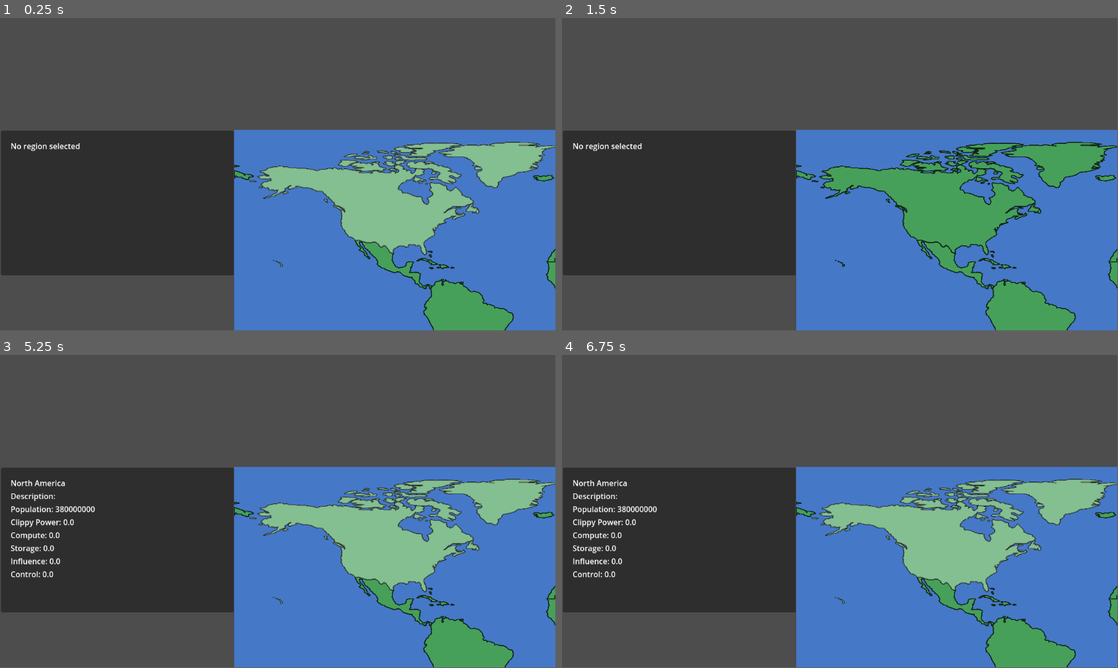
Above: before the commit, frames 1-4 (two rows, left to right).
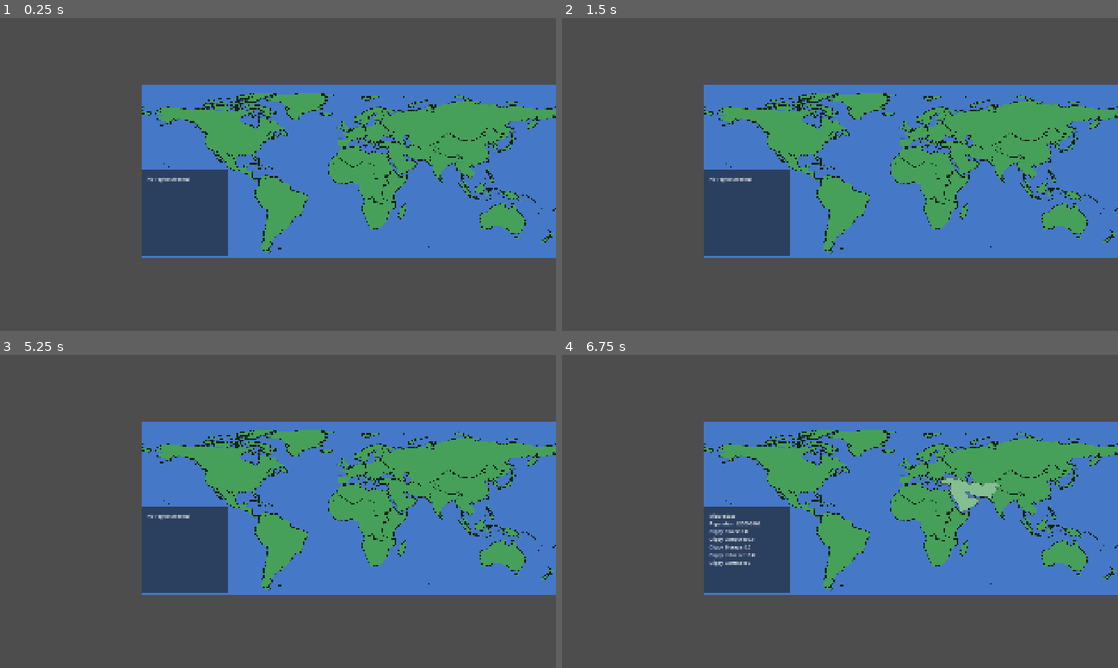
Above: after the commit, the same moments.

Repository: ChrisKnowles1987/Clippy
Game: Godot game, scene res://scenes/main.tscn
Two runs of this game, one before a commit and one after it. Both use one fixed random seed, a clock stepped at 60 frames per second and the inputs below.
Inputs (mouse positions are in pixels of both pictures, inside the frame that each line leads up to):
- Up to frame 1 (0.25 s): no input
- Up to frame 2 (1.5 s): tap Enter at 0.5 s; move the mouse to (962, 158) at 0.52 s; click (962, 158) at 0.67 s; tap Space at 1.25 s; move the mouse to (728, 190) at 1.27 s; click (728, 190) at 1.42 s
- Up to frame 3 (5.25 s): tap Enter at 2, 3.5 s; move the mouse to (333, 442) at 2.02 s; click (333, 442) at 2.17 s; tap Space at 2.75, 4.25 s; move the mouse to (250, 574) at 2.77 s; click (250, 574) at 2.92 s; move the mouse to (444, 558) at 3.52 s; click (444, 558) at 3.67 s; move the mouse to (111, 464) at 4.27 s; click (111, 464) at 4.42 s; move the mouse to (305, 511) at 5.02 s; click (305, 511) at 5.17 s
- Up to frame 4 (6.75 s): move the mouse to (756, 433) at 5.77 s; click (756, 433) at 5.92 s; move the mouse to (962, 495) at 6.52 s; click (962, 495) at 6.67 s
The window is 799x449 before the commit and 800x450 after it. Grey fills any space a smaller window leaves; there, only what the larger window draws over its background counts as a difference.

The runs differ from the first frame. In frame 1, 57% of the frame differs, in the area x 0-100%, y 21-100%; in frame 2, 55%; in frame 3, 56%; in frame 4, 56%.

Commit message:
fix pannel layout  and check data is pushed to main

Diff:
--- a/data/regions/eastern_europe.tres
+++ b/data/regions/eastern_europe.tres
@@ -7,9 +7,3 @@
 id = "eastern_europe"
 display_name = "Eastern Europe"
 population = 180000000
-birth_rate = 0.009
-death_rate = 0.014
-resources = {
-"compute_ccu": 500,
-"power_twh": 1100
-}
--- a/project.godot
+++ b/project.godot
@@ -15,6 +15,13 @@
 config/features=PackedStringArray("4.5", "Forward Plus")
 config/icon="res://icon.svg"
 
+[display]
+
+window/size/viewport_width=1920
+window/size/viewport_height=1080
+window/stretch/mode="canvas_items"
+window/stretch/aspect="expand"
+
 [input_devices]
 
 pointing/emulate_mouse_from_touch=false
--- a/scenes/main.tscn
+++ b/scenes/main.tscn
@@ -33,10 +33,10 @@
 
 [node name="RegionPanel" type="Panel" parent="CanvasLayer"]
 custom_minimum_size = Vector2(300, 300)
-offset_left = 2.0
-offset_top = 234.0
-offset_right = 485.0
-offset_bottom = 534.0
+offset_left = 489.0
+offset_top = 523.0
+offset_right = 789.0
+offset_bottom = 823.0
 mouse_filter = 2
 script = ExtResource("4_jyhfs")
 
--- a/scripts/map_controller.gd
+++ b/scripts/map_controller.gd
@@ -95,6 +95,7 @@
 			region_selected.emit("", get_viewport().get_mouse_position())
 
 
+
 func get_region_under_mouse() -> String:
 	var local_pos = region_map.to_local(get_global_mouse_position())
 	var texture_size = region_map.texture.get_size()
--- a/scripts/region_data.gd
+++ b/scripts/region_data.gd
@@ -3,15 +3,12 @@
 
 @export var id: String = ""
 @export var display_name: String = ""
-
-@export var description: String = ""
 @export var population: int = 0
 
 @export var clippy_power: float = 0.0
-@export var compute: float = 0.0
-@export var storage: float= 0.0
-@export var influence: float = 0.0
-@export var control: float = 0.0:
-
+@export var clippy_compute: float = 0.0
+@export var clippy_storage: float= 0.0
+@export var clippy_influence: float = 0.0
+@export var clippy_control: float = 0.0:
 	set(value):
-		control = clamp(value, 0.0, 100.0)
+		clippy_control = clamp(value, 0.0, 100.0)
